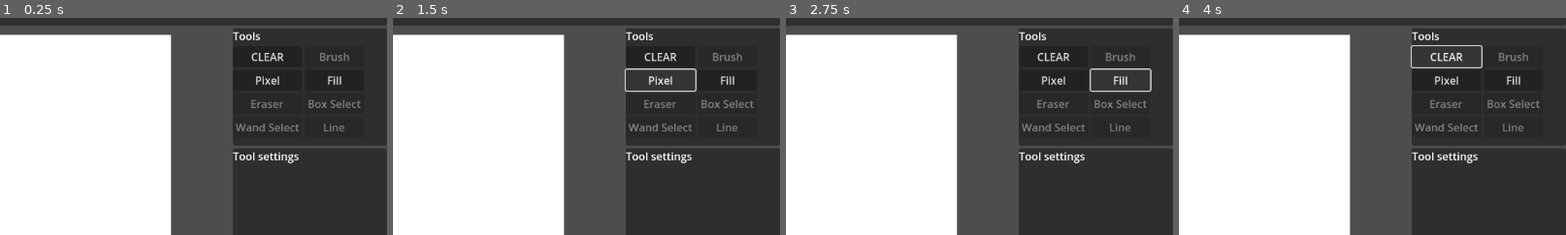
Above: before the commit, frames 1-4 (left to right).
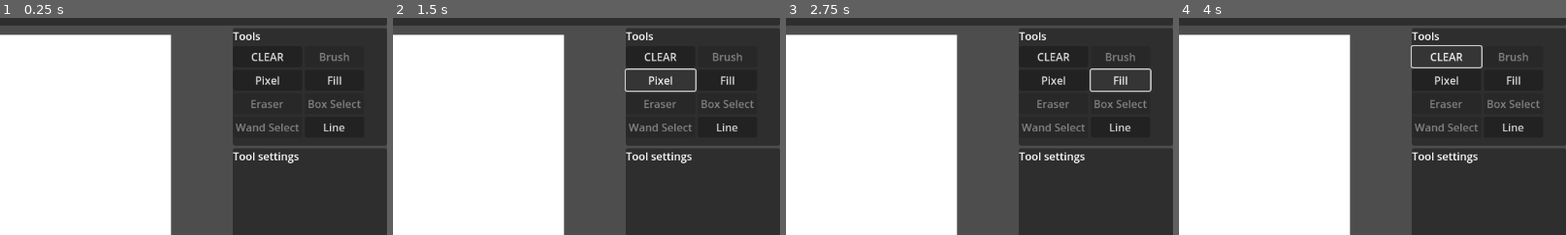
Above: after the commit, the same moments.

Repository: Zondartul/paint_editor
Game: Godot game, scene res://main.tscn
Same seed, same stepped clock (60 frames per second), same inputs: the game is played once before the commit and once after it.
Inputs (mouse positions are % of the whole screen's width and height, from its top left):
- Up to frame 1 (0.25 s): no input
- Up to frame 2 (1.5 s): click "CLEAR" at 0.5 s; click "Pixel" at 1.25 s
- Up to frame 3 (2.75 s): click "Fill" at 2 s
- Up to frame 4 (4 s): click (93, 32) at 2.75 s, where only the run after the commit has a clickable "Line"; click "CLEAR" at 3.5 s
The pictures show only the part of the screen within x 50-100%, y 6-56%; the shares and areas given below are measured in that part.

The runs differ from the first frame. In frame 1, less than 0.1% of the frame differs, in the area x 83-89%, y 48-53%; in frame 2, less than 0.1%; in frame 3, less than 0.1%; in frame 4, less than 0.1%.

Commit message:
added line tool and preview canvas

Diff:
--- a/PaintContext.gd
+++ b/PaintContext.gd
@@ -2,6 +2,7 @@
 class_name PaintContext
 
 var canvas:PaintCanvas;
+var canvas2:PaintCanvas;
 var cur_color:Color = Color.BLACK
 var pos:Vector2i;
 var undo_manager:UndoManager;
--- a/main.gd
+++ b/main.gd
@@ -6,9 +6,11 @@
 const script_undo_manager = preload("res://UndoManager.gd")
 const script_tool_pixel = preload("tool_pixel.gd")
 const script_tool_fill = preload("tool_fill.gd")
+const script_tool_line = preload("tool_line.gd")
 
 var tool:PaintTool = null;
 @onready var n_img:PaintCanvas = $BC_middle/BC_center/Background/Canvas
+@onready var n_img2:PaintCanvas = $BC_middle/BC_center/Background/Canvas_preview
 @onready var lbl_status:Label = $BC_bottom/P/BC/lblStatus
 @onready var n_undo_list:ItemList = $BC_middle/BC_left/P_actions/BC/undo_list
 var ctx:PaintContext;
@@ -18,6 +20,7 @@
 func _ready():
 	ctx = PaintContext.new();
 	ctx.canvas = n_img;
+	ctx.canvas2 = n_img2;
 	ctx.undo_manager = UndoManager.new(ctx);
 	ctx.undo_manager.undo_stack_changed.connect(_on_UndoManager_stack_changed);
 	apply_fix_sb_enter_means_next();
@@ -43,7 +46,8 @@
 
 func set_tool(tool_name):
 	if tool_name == "pixel":	tool = Tool_Pixel.new(ctx);
-	elif tool_name == "fill":		tool = Tool_Fill.new(ctx);
+	elif tool_name == "fill":	tool = Tool_Fill.new(ctx);
+	elif tool_name == "line":	tool = Tool_Line.new(ctx);
 	else:
 		print("unknown tool ["+tool_name+"]")
 		return;
@@ -137,18 +141,22 @@
 		print("Canvas size")
 
 func resize_canvas(new_size):
+	var BG = $BC_middle/BC_center/Background
 	resize_canvas_nodes(new_size);
-	ctx.canvas.clear();
+	for canvas in BG.get_children():
+		canvas.clear();
 	canvas_restart();
 	resize_canvas_nodes(new_size); # too many side effects, got to fix it again!
 
 func resize_canvas_nodes(new_size):
-	$BC_middle/BC_center/Background.custom_minimum_size = new_size;
-	$BC_middle/BC_center/Background.size = new_size;
-	ctx.canvas.picture_size = new_size;
-	ctx.canvas.custom_minimum_size = new_size;
-	ctx.canvas.size = new_size;
-	ctx.canvas.position = Vector2i(0,0);
+	var BG = $BC_middle/BC_center/Background
+	BG.custom_minimum_size = new_size;
+	BG.size = new_size;
+	for canvas in BG.get_children():
+		canvas.picture_size = new_size;
+		canvas.custom_minimum_size = new_size;
+		canvas.size = new_size;
+		canvas.position = Vector2i(0,0);
 
 
 func new_file(settings):
--- a/main.tscn
+++ b/main.tscn
@@ -154,6 +154,24 @@
 script = ExtResource("3_h2yge")
 padding = 0
 
+[node name="Canvas_preview" type="TextureRect" parent="BC_middle/BC_center/Background"]
+layout_mode = 1
+anchors_preset = 8
+anchor_left = 0.5
+anchor_top = 0.5
+anchor_right = 0.5
+anchor_bottom = 0.5
+offset_left = -256.0
+offset_top = -256.0
+offset_right = 256.0
+offset_bottom = 256.0
+grow_horizontal = 2
+grow_vertical = 2
+size_flags_horizontal = 6
+stretch_mode = 3
+script = ExtResource("3_h2yge")
+padding = 0
+
 [node name="BC_right" type="BoxContainer" parent="BC_middle"]
 layout_mode = 2
 size_flags_horizontal = 3
@@ -213,7 +231,6 @@
 
 [node name="btnLine" type="Button" parent="BC_middle/BC_right/P_tools/GC"]
 layout_mode = 2
-disabled = true
 text = "Line"
 
 [node name="P_inspector" type="Panel" parent="BC_middle/BC_right"]
@@ -388,6 +405,9 @@
 [connection signal="gui_input" from="BC_middle/BC_center/Background/Canvas" to="." method="_on_canvas_gui_input"]
 [connection signal="mouse_entered" from="BC_middle/BC_center/Background/Canvas" to="." method="_on_canvas_mouse_entered"]
 [connection signal="mouse_exited" from="BC_middle/BC_center/Background/Canvas" to="." method="_on_canvas_mouse_exited"]
+[connection signal="gui_input" from="BC_middle/BC_center/Background/Canvas_preview" to="." method="_on_canvas_gui_input"]
+[connection signal="mouse_entered" from="BC_middle/BC_center/Background/Canvas_preview" to="." method="_on_canvas_mouse_entered"]
+[connection signal="mouse_exited" from="BC_middle/BC_center/Background/Canvas_preview" to="." method="_on_canvas_mouse_exited"]
 [connection signal="pressed" from="BC_middle/BC_right/P_tools/GC/btnClear" to="." method="_on_btn_clear_pressed"]
 [connection signal="pressed" from="BC_middle/BC_right/P_tools/GC/btnBrush" to="." method="_on_btn_brush_pressed"]
 [connection signal="pressed" from="BC_middle/BC_right/P_tools/GC/btnPixel" to="." method="_on_btn_pixel_pressed"]
--- /dev/null
+++ b/tool_line.gd
@@ -0,0 +1,48 @@
+extends PaintTool;
+class_name Tool_Line
+# pixel tool
+var context:PaintContext;
+var is_lmb_down = false;
+var prev_pos = Vector2i(0,0);
+
+func _init(new_ctx:PaintContext):
+	context = new_ctx;
+
+func lmb_down(pos):
+	context.undo_manager.action_begin("Line tool");
+	prev_pos = pos;
+	#placedot(pos);
+	is_lmb_down = true;
+
+func lmb_up(pos):
+	is_lmb_down = false;
+	placeline(prev_pos, pos);
+	context.undo_manager.action_end();
+
+func mouseMove(pos):
+	if is_lmb_down:
+		#draw preview line
+		context.canvas2.clear();
+		preview_line(prev_pos, pos);
+
+func placedot(pos):
+	#context.canvas.brush_radius = Vector2i(1,1);
+	#context.canvas.draw_dot.call(pos);
+	context.canvas.canvas_image.set_pixel(pos.x, pos.y, context.cur_color)
+	context.canvas.update_canvas.call();
+
+func placeline(prev_pos, pos):
+	context.canvas.brush_radius = Vector2i(1,1);
+	context.canvas.brush_color = context.cur_color;
+	context.canvas.line.append(prev_pos);
+	context.canvas.line.append(pos);
+	context.canvas.draw_line.call();
+	context.canvas.update_canvas.call();
+
+func preview_line(prev_pos, pos):
+	context.canvas2.brush_radius = Vector2i(1,1);
+	context.canvas2.brush_color = context.cur_color;
+	context.canvas2.line.append(prev_pos);
+	context.canvas2.line.append(pos);
+	context.canvas2.draw_line.call();
+	context.canvas2.update_canvas.call();
Not shown, added: tool_line.gd.uid
